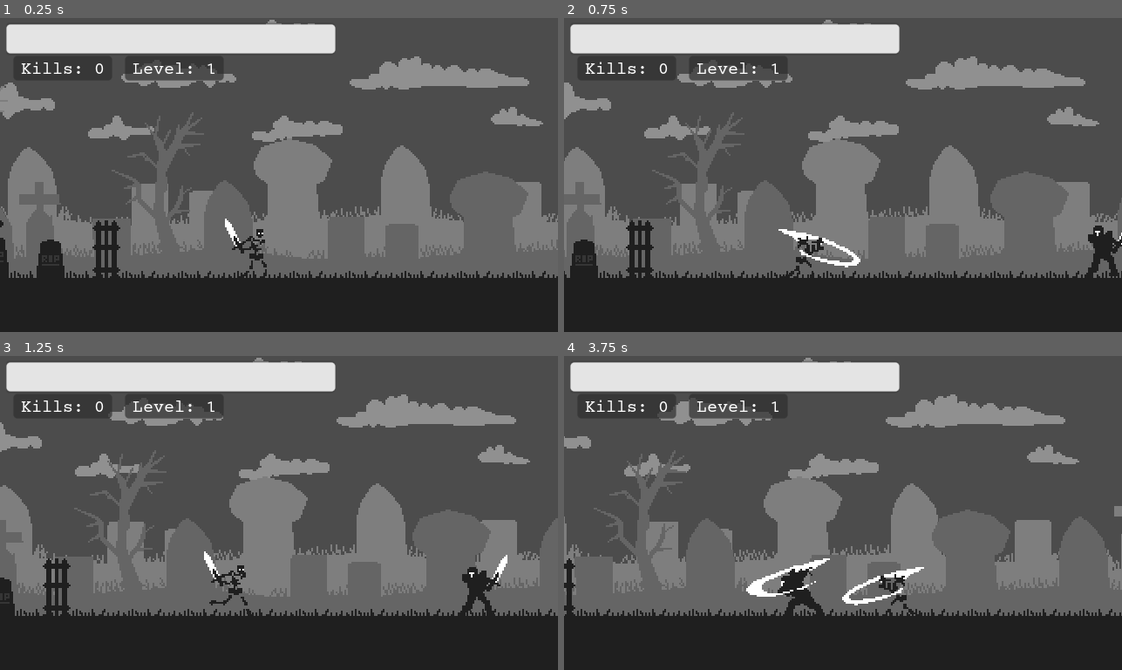
Above: before the commit, frames 1-4 (two rows, left to right).
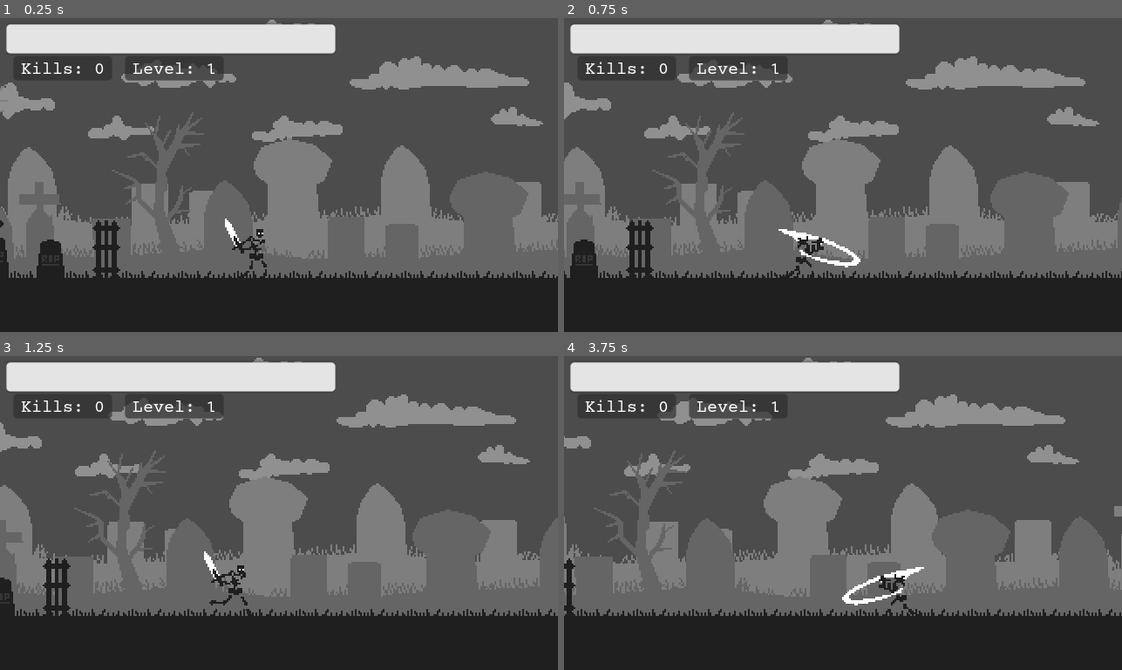
Above: after the commit, the same moments.

Repository: dw3nt/hb-grave-in-godot
Game: Godot game, scene res://Graveyard.tscn
Two runs of this game, one before a commit and one after it. Both use one fixed random seed, a clock stepped at 60 frames per second and the inputs below.
Inputs:
- Up to frame 1 (0.25 s): no input
- Up to frame 2 (0.75 s): hold D (move_right) from 0.53 s (still down); tap K (attack) at 0.6 s
- Up to frame 3 (1.25 s): keep holding D (move_right)
- Up to frame 4 (3.75 s): release D (move_right) at 1.28 s; hold A (move_left) 1.28-2.03 s; tap Space (roll) at 1.35, 2.85 s; hold D (move_right) 2.03-3.53 s; tap K (attack) at 2.1, 3.6 s; hold A (move_left) from 3.53 s (still down)

Frame 1 is identical in both runs. In frame 2, 0.6% of the frame differs, in the area x 93-100%, y 66-83%; in frame 3, 0.6%; in frame 4, 0.9%, in the area x 32-48%, y 64-83%.

Commit message:
custom signals for tracking kills via spawner

Diff:
--- a/Crow.gd
+++ b/Crow.gd
@@ -1,4 +1,6 @@
 extends KinematicBody2D
+
+signal enemy_death
 
 const MAX_MOVE_SPEED = 125
 const OFF_SCREEN_LIMIT = -20
@@ -50,6 +52,8 @@
 		inst.global_position = global_position
 		inst.amount = expAmount
 		expParent.add_child(inst)
+
+	emit_signal("enemy_death")
 	queue_free()
 
 
--- a/Graveyard.gd
+++ b/Graveyard.gd
@@ -15,6 +15,8 @@
 
 	if enemyCount < MAX_ENEMY_COUNT:
 		var enemy = enemies[randi() % enemies.size()].instance()
+		enemy.connect("enemy_death", $Skeleton, "_on_Enemy_Death")
+
 		enemy.global_position.y = $Skeleton.global_position.y
 		enemy.global_position.x = enemy_x_pos()
 		$Enemies.add_child(enemy)
--- a/Graveyard.tscn
+++ b/Graveyard.tscn
@@ -7,9 +7,8 @@
 [ext_resource path="res://assets/sprites/environment/s_grass.png" type="Texture" id=5]
 [ext_resource path="res://assets/sprites/environment/s_wall.png" type="Texture" id=6]
 [ext_resource path="res://Tombstone.tscn" type="PackedScene" id=7]
-[ext_resource path="res://Knight.tscn" type="PackedScene" id=8]
-[ext_resource path="res://Skeleton.tscn" type="PackedScene" id=9]
-[ext_resource path="res://UI.tscn" type="PackedScene" id=10]
+[ext_resource path="res://Skeleton.tscn" type="PackedScene" id=8]
+[ext_resource path="res://UI.tscn" type="PackedScene" id=9]
 
 [node name="Graveyard" type="Node"]
 script = ExtResource( 1 )
@@ -109,15 +108,12 @@
 
 [node name="Enemies" type="Node2D" parent="."]
 
-[node name="Knight" parent="Enemies" instance=ExtResource( 8 )]
-position = Vector2( 320, 136 )
-
 [node name="Experience" type="Node" parent="."]
 
-[node name="Skeleton" parent="." instance=ExtResource( 9 )]
+[node name="Skeleton" parent="." instance=ExtResource( 8 )]
 position = Vector2( 96, 136 )
 
-[node name="UI" parent="." instance=ExtResource( 10 )]
+[node name="UI" parent="." instance=ExtResource( 9 )]
 
 [connection signal="hp_changed" from="Skeleton" to="UI" method="_on_Skeleton_hp_changed"]
 [connection signal="kills_changed" from="Skeleton" to="UI" method="_on_Skeleton_kills_changed"]
--- a/Knight.gd
+++ b/Knight.gd
@@ -1,4 +1,6 @@
 extends KinematicBody2D
+
+signal enemy_death
 
 enum State { IDLE, CHASE, ATTACK, KNOCKBACK }
 
@@ -95,6 +97,8 @@
 		inst.global_position = global_position
 		inst.amount = expAmount
 		expParent.add_child(inst)
+
+	emit_signal("enemy_death")
 	queue_free()
 
 
--- a/Skeleton.gd
+++ b/Skeleton.gd
@@ -151,6 +151,11 @@
 		$Camera.offset_h = 1
 
 
+func _on_Enemy_Death():
+	kills += 1
+	emit_signal("kills_changed", kills)
+
+
 func _on_Anim_animation_started(anim_name):
 	match(anim_name):
 		"knockback":
Not shown: 1 places in Graveyard.tscn that only renumber resources
